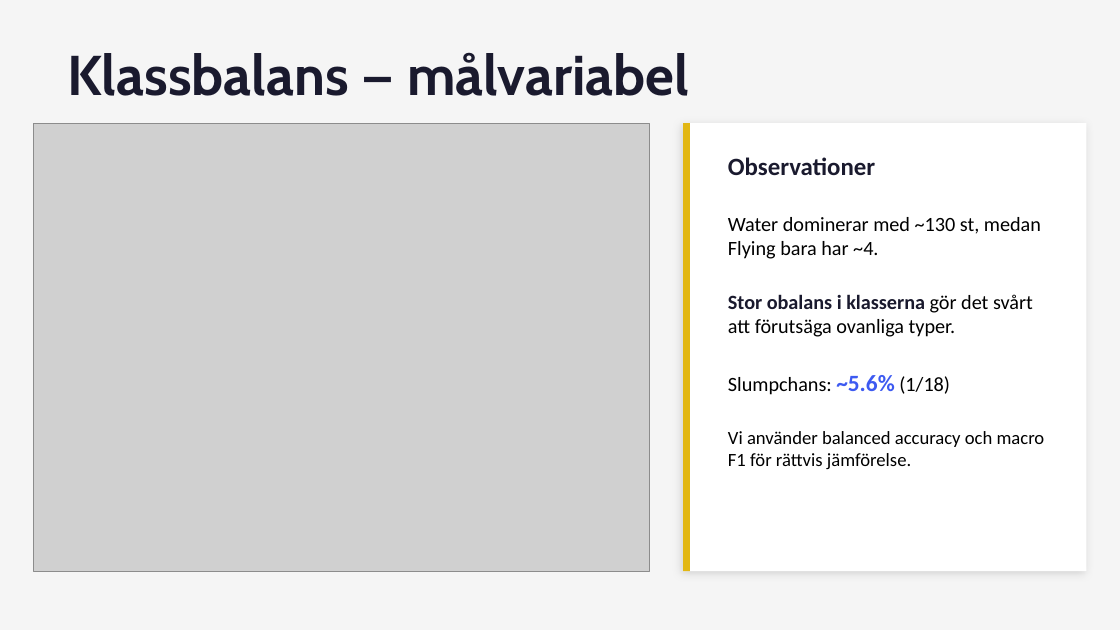
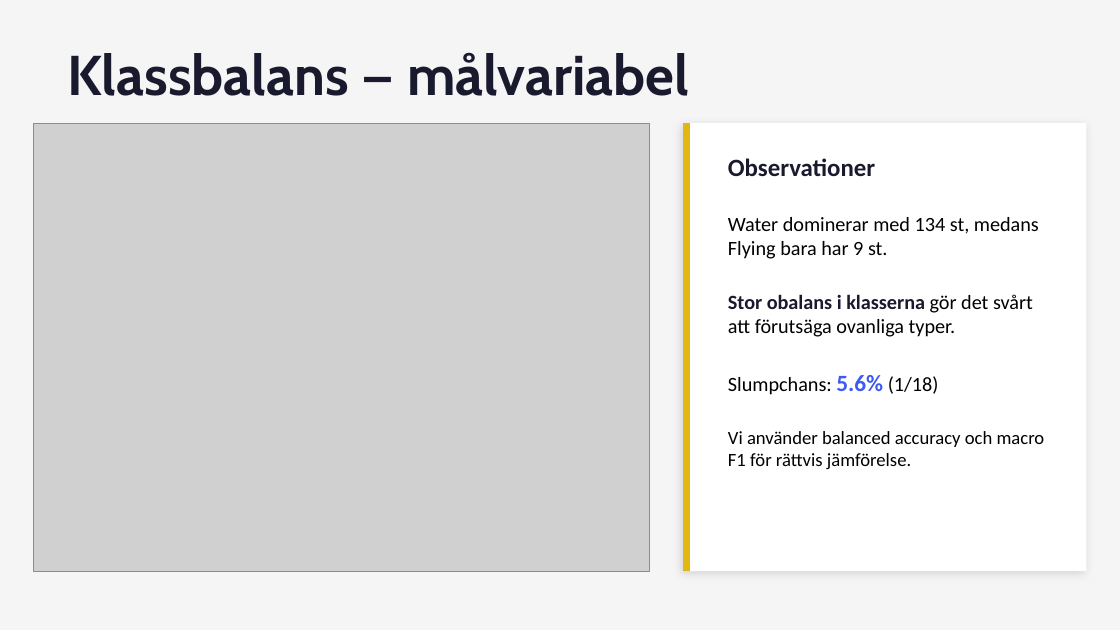
Before and after one commit to VendelaSW/Pokemon-supervised-learning, a slide deck: slide 5 of mockemon_presentation.pptx. Drawn at 1120x630 pixels with LibreOffice and Linux fonts; fonts in the diff are those of the drawing; grey boxes stand for pictures. Boxes give left, top, right and bottom in pixels: in the first picture for what was removed or moved away, otherwise in the second. Text is boxed around its words. In the diff, an @@ line names an element or a change of style, - is before the commit and + after.

```diff
--- a/mockemon_presentation.pptx
+++ b/mockemon_presentation.pptx
@@ text at <box>728,217,1039,259</box>: text changed @@
-Water dominerar med ~130 st, medan Flying bara har ~4.
+Water dominerar med 134 st, medans Flying bara har 9 st.
@@ text at <box>728,375,939,395</box>: text changed @@
-Slumpchans: ~5.6% (1/18)
+Slumpchans: 5.6% (1/18)
```
Also in this commit, not shown: 6 other slides changed.
